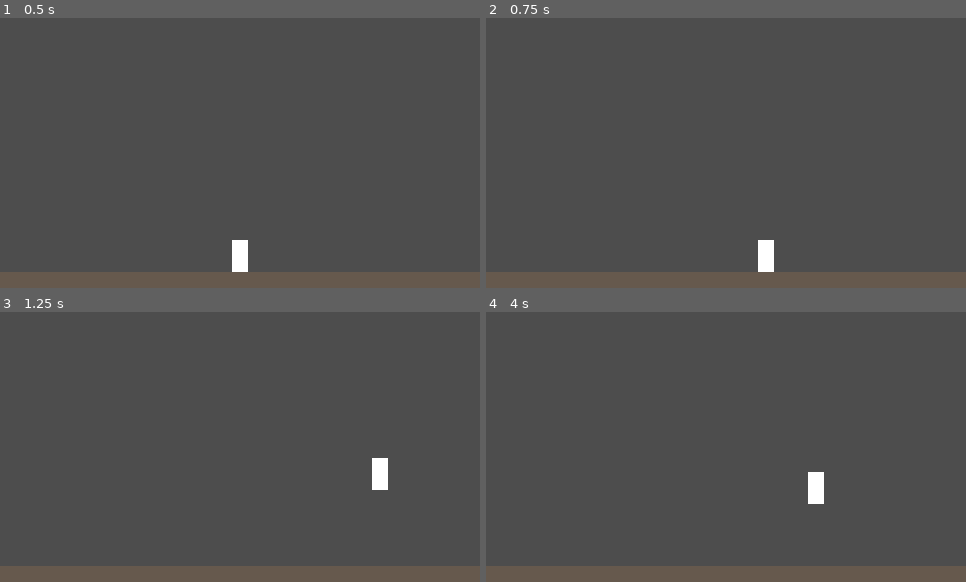
Above: before the commit, frames 1-4 (two rows, left to right).
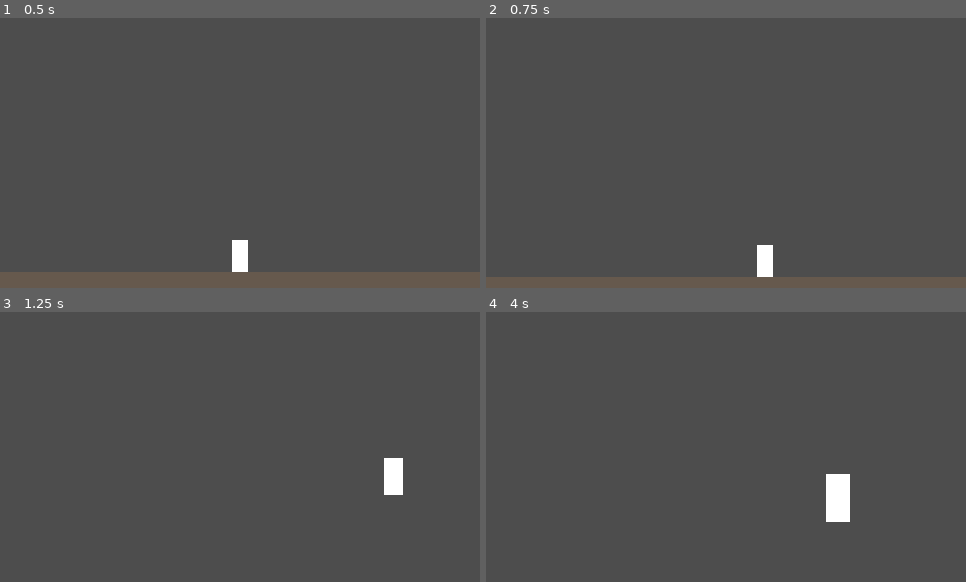
Above: after the commit, the same moments.

Repository: NTUT-NGDC/2D-Platformer-Template
Game: Godot game, scene res://tests/systems/CameraModeTest.tscn
Same seed, same stepped clock (60 frames per second), same inputs: the game is played once before the commit and once after it. This scene is started directly instead of the project's main scene.
Inputs (mouse positions are in pixels of both pictures, inside the frame that each line leads up to):
- Up to frame 1 (0.5 s): no input
- Up to frame 2 (0.75 s): tap Enter at 0.5 s; move the mouse to (831, 139) at 0.52 s; hold Right (move_right) from 0.53 s (still down); tap X at 0.6 s; click (831, 139) at 0.67 s
- Up to frame 3 (1.25 s): keep holding Right (move_right); tap Space (jump) at 0.77 s; tap C at 0.8 s
- Up to frame 4 (4 s): release Right (move_right) at 1.25 s; drag from (630, 460) to (702, 501) at 1.27 s; tap R (restart) at 2, 3.5 s; move the mouse to (774, 387) at 2.02 s; hold Left (move_left) 2.03-2.75 s; tap X at 2.1 s; tap C at 2.3, 3.8 s; drag from (702, 501) to (582, 406) at 2.77 s; move the mouse to (870, 487) at 3.52 s; hold Right (move_right) from 3.53 s (still down); tap F at 3.6 s; tap Space (jump) at 3.77 s

Frame 1 is identical in both runs. In frame 2, 2.0% of the frame differs, in the area x 0-100%, y 82-96%; in frame 3, 6.7%; in frame 4, 7.2%, in the area x 0-100%, y 59-100%.

Commit message:
U133 CameraRig 震動改成取比較強的、Events.zoom_requested 鏡頭推近（往玩家偏、偏移用放大後的畫面算房間範圍）、總開關關掉與重生時停止；00_foundation §2、01a §7 事件表補上；CameraModeTest 加 X／C 鍵
Co-Authored-By: Claude Opus 5.5 <noreply@anthropic.com>

Diff:
--- a/autoload/Events.gd
+++ b/autoload/Events.gd
@@ -32,3 +32,4 @@
 # 表現層請求（W3 Juice 用，讓組件不必知道攝影機在哪）
 signal shake_requested(strength: float, duration: float)
 signal hitstop_requested(duration: float)
+signal zoom_requested(strength: float, duration: float)   # 鏡頭放大到 1 + strength 倍再回到原本大小
--- a/levels/_shared/CameraRig.gd
+++ b/levels/_shared/CameraRig.gd
@@ -1,13 +1,15 @@
 extends Camera2D
 
-# 接 Events.shake_requested，執行螢幕震動；接 Events.room_entered，依鏡頭模式處理換房間。
-# 掛在關卡場景根節點底下，跟 Player 是平行關係。
+# 接 Events.shake_requested，執行螢幕震動；接 Events.zoom_requested，執行鏡頭推近；
+# 接 Events.room_entered，依鏡頭模式處理換房間。掛在關卡場景根節點底下，跟 Player 是平行關係。
 # 鏡頭模式：
 # - 瞬切：玩家進哪個房間，鏡頭就直接跳到那個房間中心，沒有平滑移動；場景裡沒有 Room 時維持原本擺的位置不動。
 # - 房間內跟隨：跟著玩家跑，但畫面不會超出目前的房間；房間比畫面小的那一軸固定在房間中心，換房間時瞬切。
 #   場景裡沒有 Room 時就是一般的跟著玩家跑。
 # - 自由跟隨：忽略房間，一直跟著玩家跑（例如展示間那種一路橫向走的長場地）。
-# 震動是疊加在鏡頭位置上的偏移（offset），不會改到鏡頭位置。
+# 震動是疊加在鏡頭位置上的偏移（offset），不會改到鏡頭位置；同時有好幾個震動請求時取比較強的那個。
+# 推近是放大到 1 + strength 倍再回到原本大小，放大時畫面往玩家偏一點，偏移的限制範圍用放大後的畫面大小計算
+# （鏡頭本身的跟隨範圍不變，推近結束時不會露出房間外）。Juice 總開關關掉、玩家重生時，進行中的震動與推近立刻停止。
 
 ## 鏡頭模式：瞬切（每個房間一個固定畫面）、房間內跟隨（跟著玩家但不超出房間）、自由跟隨（不管房間，一直跟著玩家）
 @export_enum("瞬切", "房間內跟隨", "自由跟隨") var mode: int = 0
@@ -15,18 +17,29 @@
 const _MODE_SNAP := 0
 const _MODE_ROOM_FOLLOW := 1
 const _MODE_FREE_FOLLOW := 2
+# 推近時畫面往玩家偏多少：1 = 玩家在畫面上的位置完全不動，0 = 只從畫面中心放大
+const _ZOOM_LEAN := 0.5
+# 推近的前面這段比例時間用來放大，剩下的時間慢慢回到原本大小
+const _ZOOM_IN_PART := 0.25
 
 var _shake_strength: float = 0.0
 var _shake_duration: float = 0.0
 var _shake_time_left: float = 0.0
+var _zoom_strength: float = 0.0
+var _zoom_duration: float = 0.0
+var _zoom_time_left: float = 0.0
+var _base_zoom: Vector2 = Vector2.ONE
 var _follow_target: Node2D = null
 var _room: Node = null
 
-# 接上震動、房間、重生訊號；跟隨模式才開平滑，瞬切模式不平滑
+# 接上震動、推近、房間、重生、Juice 總開關訊號；記住原本的縮放；跟隨模式才開平滑，瞬切模式不平滑
 func _ready() -> void:
+	_base_zoom = zoom
 	Events.shake_requested.connect(_on_shake_requested)
+	Events.zoom_requested.connect(_on_zoom_requested)
 	Events.room_entered.connect(_on_room_entered)
 	Events.player_respawned.connect(_on_player_respawned)
+	JuiceSwitch.toggled.connect(_on_juice_switch_toggled)
 	position_smoothing_enabled = mode != _MODE_SNAP
 
 # 玩家進入房間：記下目前房間；瞬切模式跳到房間中心，房間內跟隨模式換成這個房間的範圍並瞬間到位，自由跟隨不理會
@@ -40,30 +53,89 @@
 		_follow_player()
 	reset_smoothing()
 
-# 玩家重生：跟隨模式直接跳到玩家身上，不要從死掉的地方一路滑過去
+# 玩家重生：停掉震動與推近；跟隨模式直接跳到玩家身上，不要從死掉的地方一路滑過去
 func _on_player_respawned(_player: Node) -> void:
+	_stop_effects()
 	if mode == _MODE_SNAP:
 		return
 	_follow_player()
 	reset_smoothing()
 
-# 接到震動請求，記下強度與持續時間
+# 接到震動請求：比正在進行的震動剩下的強度還強才換成新的，不然維持原本的
 func _on_shake_requested(strength: float, duration: float) -> void:
+	if duration <= 0.0 or strength < _current_shake_strength():
+		return
 	_shake_strength = strength
-	_shake_duration = maxf(duration, 0.0001)
+	_shake_duration = duration
 	_shake_time_left = duration
 
-# 每幀更新跟隨與震動偏移
+# 接到推近請求：比正在進行的推近現在的放大量還大才換成新的，不然維持原本的
+func _on_zoom_requested(strength: float, duration: float) -> void:
+	if duration <= 0.0 or strength <= 0.0 or strength < _current_zoom_amount():
+		return
+	_zoom_strength = strength
+	_zoom_duration = duration
+	_zoom_time_left = duration
+
+# Juice 總開關關掉時，停掉進行中的震動與推近
+func _on_juice_switch_toggled(on: bool) -> void:
+	if not on:
+		_stop_effects()
+
+# 停掉震動與推近，鏡頭回到原本的大小
+func _stop_effects() -> void:
+	_shake_time_left = 0.0
+	_zoom_time_left = 0.0
+	zoom = _base_zoom
+	offset = Vector2.ZERO
+
+# 正在進行的震動現在剩下多強
+func _current_shake_strength() -> float:
+	if _shake_time_left <= 0.0:
+		return 0.0
+	return _shake_strength * _shake_time_left / _shake_duration
+
+# 正在進行的推近現在放大了多少（0 = 沒有放大）：前段快速放大，後段慢慢回到原本大小
+func _current_zoom_amount() -> float:
+	if _zoom_time_left <= 0.0:
+		return 0.0
+	var t: float = 1.0 - _zoom_time_left / _zoom_duration
+	var envelope: float
+	if t < _ZOOM_IN_PART:
+		envelope = ease(t / _ZOOM_IN_PART, 0.5)
+	else:
+		envelope = 1.0 - ease((t - _ZOOM_IN_PART) / (1.0 - _ZOOM_IN_PART), 2.0)
+	return _zoom_strength * envelope
+
+# 每幀更新推近、跟隨與震動偏移
 func _process(delta: float) -> void:
+	_zoom_time_left = maxf(_zoom_time_left - delta, 0.0)
+	var zoom_amount := _current_zoom_amount()
+	zoom = _base_zoom * (1.0 + zoom_amount)
+
 	if mode != _MODE_SNAP:
 		_follow_player()
 
-	if _shake_time_left <= 0.0:
-		offset = Vector2.ZERO
-		return
-	_shake_time_left = maxf(_shake_time_left - delta, 0.0)
-	var falloff: float = _shake_time_left / _shake_duration
-	offset = Vector2(randf_range(-1.0, 1.0), randf_range(-1.0, 1.0)) * _shake_strength * falloff
+	var shake := Vector2.ZERO
+	if _shake_time_left > 0.0:
+		shake = Vector2(randf_range(-1.0, 1.0), randf_range(-1.0, 1.0)) * _current_shake_strength()
+		_shake_time_left = maxf(_shake_time_left - delta, 0.0)
+	offset = _zoom_lean(zoom_amount) + shake
+
+# 推近時畫面往玩家偏一點；不是自由跟隨的話，偏移後的畫面也不能超出目前的房間
+func _zoom_lean(zoom_amount: float) -> Vector2:
+	if zoom_amount <= 0.0:
+		return Vector2.ZERO
+	if not is_instance_valid(_follow_target):
+		_follow_target = get_tree().get_first_node_in_group("player")
+		if _follow_target == null:
+			return Vector2.ZERO
+	var center := get_screen_center_position() - offset
+	var lean_ratio: float = _ZOOM_LEAN * (1.0 - 1.0 / (1.0 + zoom_amount))
+	var target := center + (_follow_target.global_position - center) * lean_ratio
+	if mode != _MODE_FREE_FOLLOW and is_instance_valid(_room):
+		target = _clamp_to_room(target, _room.get_rect(), zoom)
+	return target - center
 
 # 找到玩家並讓鏡頭跟著它（房間內跟隨模式再限制在房間範圍內），找不到（還沒進場）就下一幀再試
 func _follow_player() -> void:
@@ -73,12 +145,13 @@
 			return
 	var target := _follow_target.global_position
 	if mode == _MODE_ROOM_FOLLOW and is_instance_valid(_room):
-		target = _clamp_to_room(target, _room.get_rect())
+		target = _clamp_to_room(target, _room.get_rect(), _base_zoom)
 	global_position = target
 
-# 把鏡頭中心限制在房間裡，讓畫面不超出房間；房間比畫面小的那一軸固定在房間中心
-func _clamp_to_room(target: Vector2, room_rect: Rect2) -> Vector2:
-	var half_view := get_viewport_rect().size / zoom / 2.0
+# 把鏡頭中心限制在房間裡，讓畫面不超出房間（view_zoom 決定畫面多大：跟隨用原本大小，
+# 推近時往玩家偏移用放大後的大小）；房間比畫面小的那一軸固定在房間中心
+func _clamp_to_room(target: Vector2, room_rect: Rect2, view_zoom: Vector2) -> Vector2:
+	var half_view := get_viewport_rect().size / view_zoom / 2.0
 	var result := target
 	for axis in [0, 1]:
 		var low: float = room_rect.position[axis] + half_view[axis]
--- a/tests/systems/_scripts/CameraModeTest.gd
+++ b/tests/systems/_scripts/CameraModeTest.gd
@@ -2,6 +2,7 @@
 
 # 手動驗證用：CameraRig 三種鏡頭模式。Room1、Room3 是一個畫面大，Room2_Wide 是兩個畫面寬（藍色柱子當參考）。
 # 場景預設「房間內跟隨」；按 1／2／3 在執行中切換模式（只是測試用的捷徑，學員是在 Inspector 選），按 K 自殺測重生，按 Z 震動。
+# W3 加的：X 先強震再馬上弱震（弱的不能蓋掉強的）、C 鏡頭推近、0 Juice 總開關（關掉時震動、推近立刻停）。
 
 @onready var _camera: Camera2D = $Camera2D
 
@@ -14,8 +15,11 @@
 	print("[測試] 瞬切：跟以前一樣，每個房間一個固定畫面（Room2_Wide 只看得到中間）")
 	print("[測試] 自由跟隨：完全不管房間，一路平滑跟著你，房間交界也不會跳")
 	print("[測試] 按 K 讓玩家死掉：跟隨模式重生時鏡頭直接到位，不會從死掉的地方滑過去；按 Z 震動，震完回原位")
+	print("[測試] 按 X：強震（12）後馬上要求弱震（2），應該維持強震慢慢減弱，不會突然變小")
+	print("[測試] 按 C：鏡頭推近 0.5 秒（放大 1.5 倍再回來），畫面往玩家偏一點；房間內跟隨模式下推近時畫面不會露出房間外")
+	print("[測試] 按 C 後馬上按 0 關掉 Juice：推近立刻停、回到原本大小（再按 0 打開）")
 
-# 測試用快捷鍵：1／2／3 切模式、K 自殺、Z 震動
+# 測試用快捷鍵：1／2／3 切模式、K 自殺、Z 震動、X 強震接弱震、C 推近
 func _unhandled_input(event: InputEvent) -> void:
 	if not (event is InputEventKey and event.pressed and not event.echo):
 		return
@@ -28,3 +32,10 @@
 			$Player.kill()
 		KEY_Z:
 			Events.shake_requested.emit(6.0, 0.4)
+		KEY_X:
+			Events.shake_requested.emit(12.0, 1.0)
+			Events.shake_requested.emit(2.0, 1.0)
+			print("[測試] 強震 12 → 弱震 2")
+		KEY_C:
+			Events.zoom_requested.emit(0.5, 0.5)
+			print("[測試] 推近 0.5 倍、0.5 秒")
Not shown, changed: documents/00_foundation.md
Not shown, changed: documents/01a_shared_systems.md
Not shown, changed: documents/progress.md
